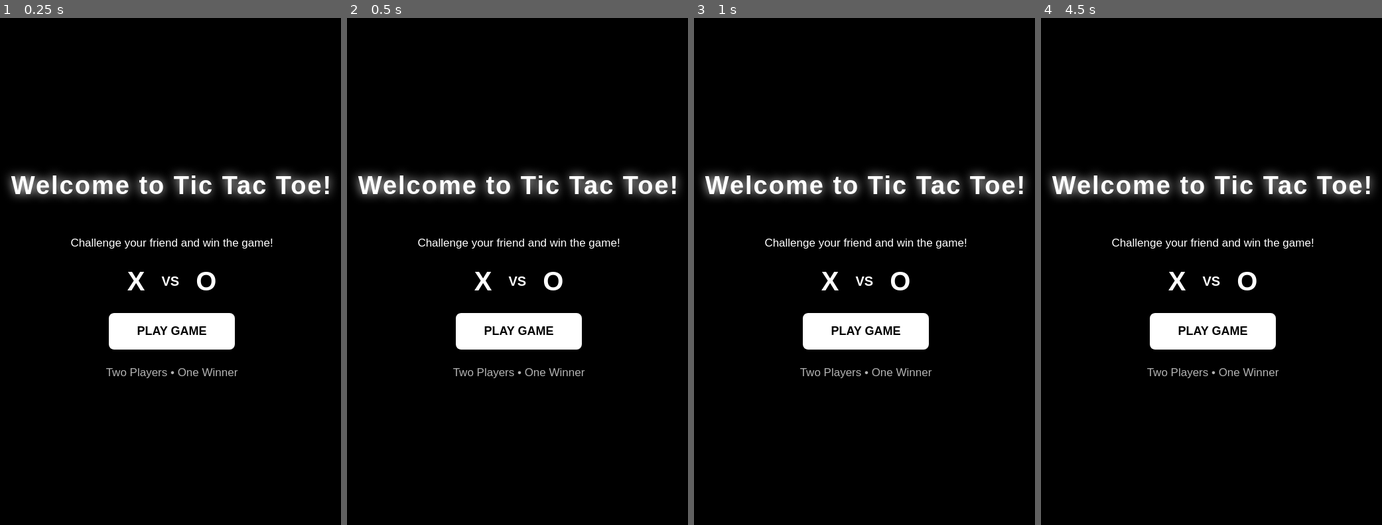
Above: before the commit, frames 1-4 (left to right).
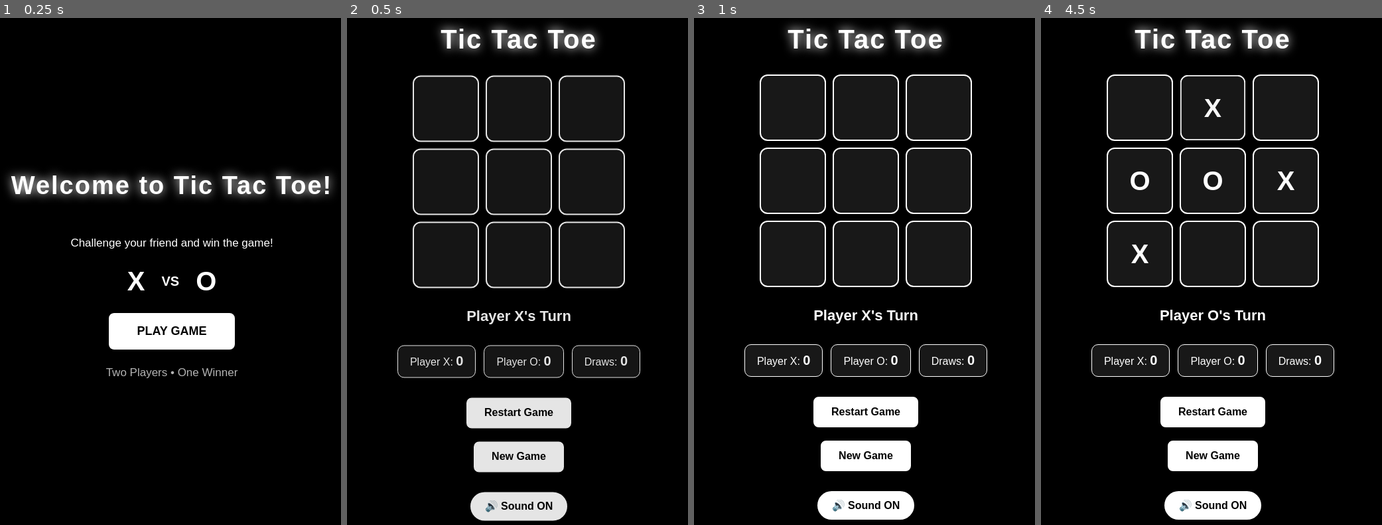
Above: after the commit, the same moments.

Repository: kamnisani24/Tic-Tac-Toe-Game
Game: browser game, page index.html
Same seed, same stepped clock (60 frames per second), same inputs: the game is played once before the commit and once after it.
Inputs (mouse positions are in pixels of both pictures, inside the frame that each line leads up to):
- Up to frame 1 (0.25 s): no input
- Up to frame 2 (0.5 s): click "PLAY GAME" at 0.27 s
- Up to frame 3 (1 s): click "PLAY GAME" (after the commit: "Restart Game") at 0.52 s
- Up to frame 4 (4.5 s): click (1286, 180) at 1.27 s; click (1211, 180) at 1.87 s; click (1139, 256) at 2.02 s; click (1139, 256) at 2.47 s, where only the run after the commit has a clickable "X"; click (1139, 180) at 3.07 s; click (1211, 180) at 3.67 s, where only the run after the commit has a clickable "O"; click (1211, 109) at 4.27 s

Frame 1 is identical in both runs. In frame 2, 16% of the frame differs, in the area x 2-98%, y 1-100%; in frame 3, 15%; in frame 4, 16%.
Error before the commit: SyntaxError: Illegal return statement

Commit message:
Fix mobile click sound

Diff:
--- a/script.js
+++ b/script.js
@@ -31,7 +31,7 @@
     [2, 4, 6]
 ];
 
-// function playClickSound() {
+ function playClickSound() {
     if (!soundOn) return;
     let audioContext = new (window.AudioContext || window.webkitAudioContext)();
     let oscillator = audioContext.createOscillator();
